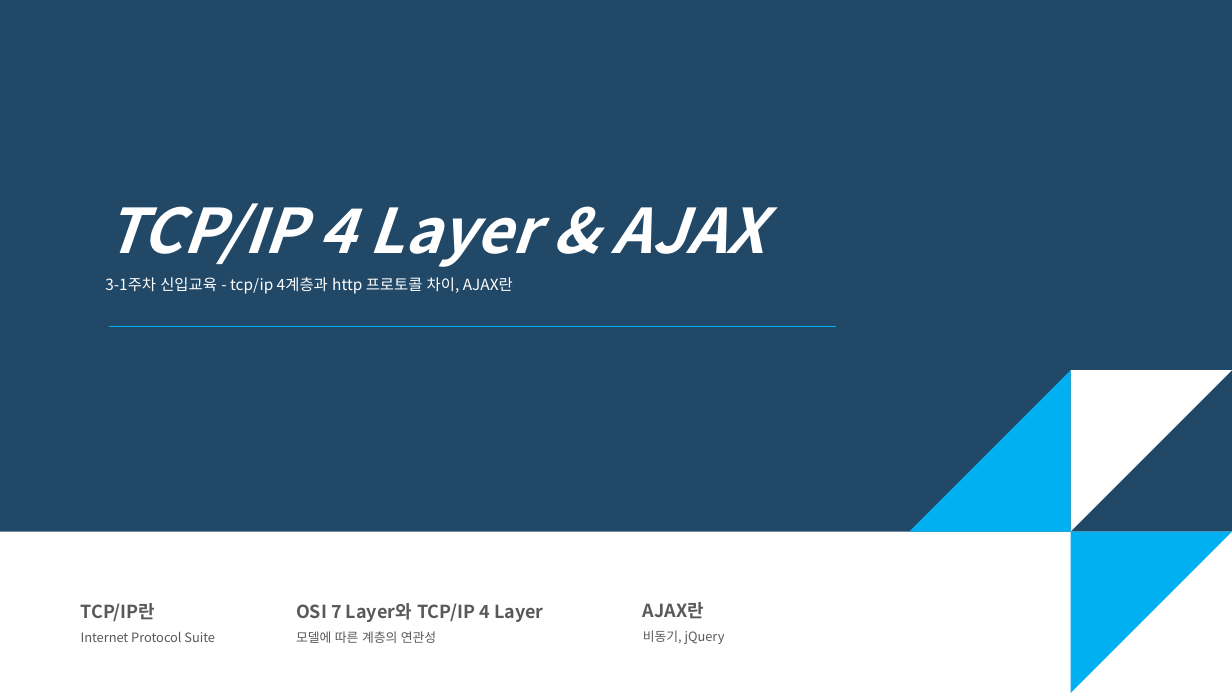
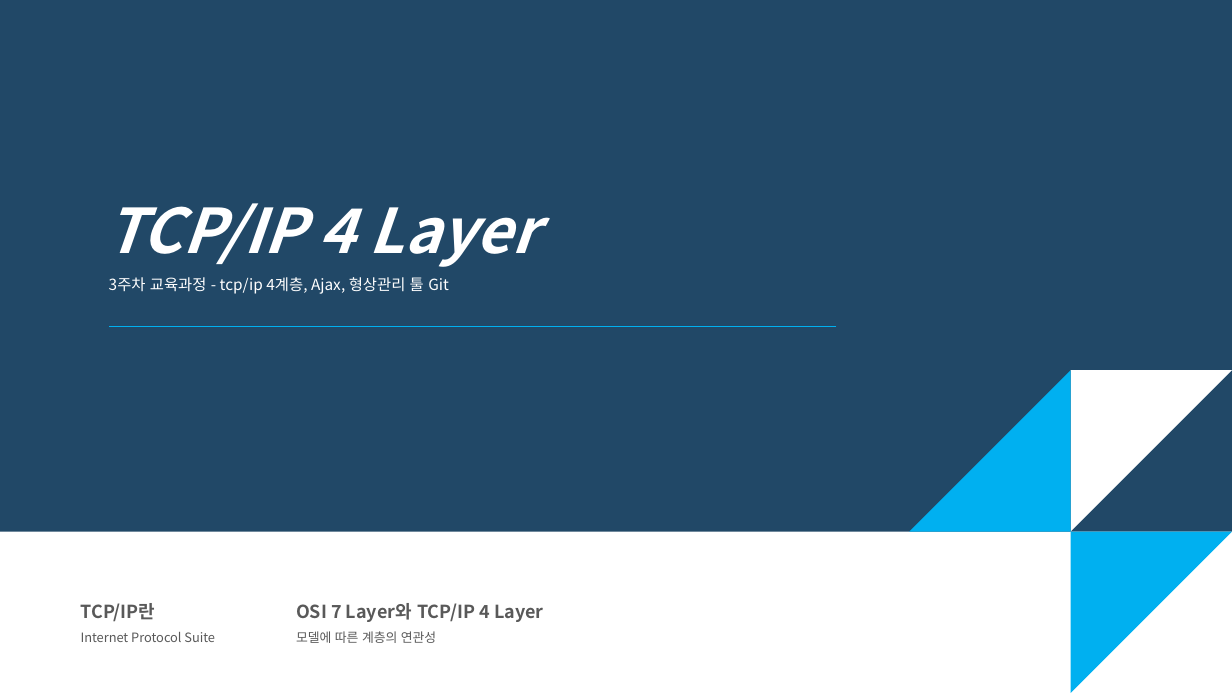
Before and after one commit to eunbee-kim/dmsql1471, a slide deck: slide 1 of 교육/3주차_TCP_IP_AJAX_Git.pptx. Drawn at 1232x693 pixels with LibreOffice and Linux fonts; fonts in the diff are those of the drawing. Boxes give left, top, right and bottom in pixels: in the first picture for what was removed or moved away, otherwise in the second. Text is boxed around its words. In the diff, an @@ line names an element or a change of style, - is before the commit and + after.

```diff
--- a/교육/3주차_TCP_IP_AJAX_Git.pptx
+++ b/교육/3주차_TCP_IP_AJAX_Git.pptx
@@ text at (105,203,538,294): text changed @@
-TCP/IP 4 Layer & AJAX
-3-1주차 신입교육 - tcp/ip 4계층과 http 프로토콜 차이, AJAX란
+TCP/IP 4 Layer
+3주차 교육과정 - tcp/ip 4계층, Ajax, 형상관리 툴 Git
@@ text removed at (643,602,725,644) @@
-AJAX란
-비동기, jQuery
```
Also in this commit, not shown: 7 other slides changed, 1 slide added, 2 other files.
